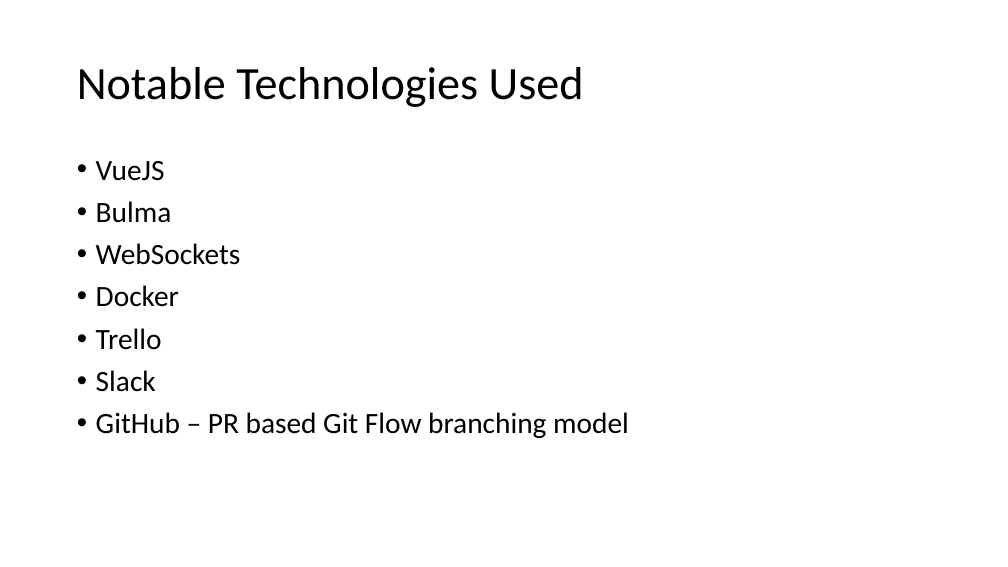
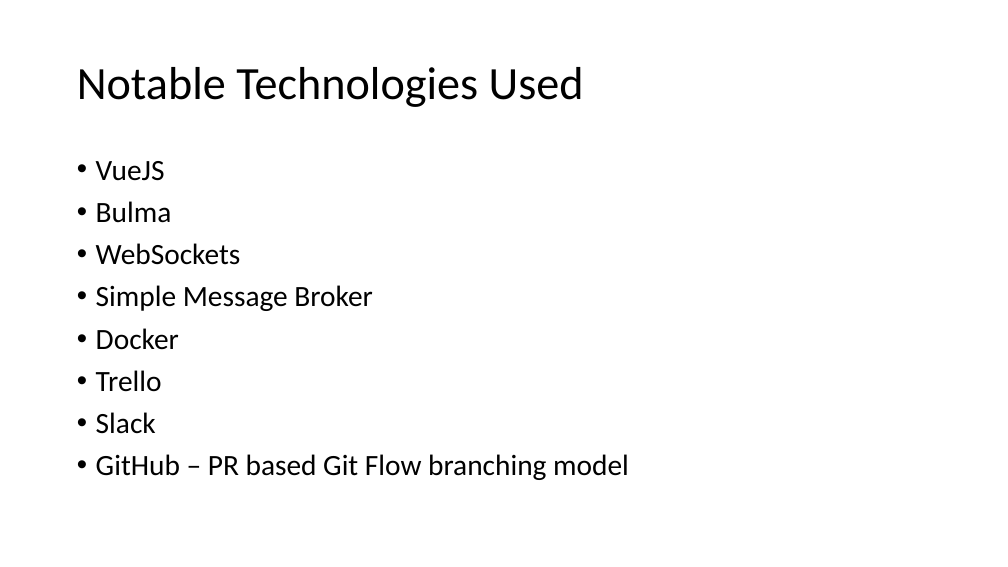
Before and after one commit to jonathangetachew/SoNet, a slide deck: slide 3 of docs/SoNet.pptx. Drawn at 1008x567 pixels with LibreOffice and Linux fonts; fonts in the diff are those of the drawing. Boxes give left, top, right and bottom in pixels: in the first picture for what was removed or moved away, otherwise in the second. Text is boxed around its words. In the diff, an @@ line names an element or a change of style, - is before the commit and + after.

Commit message:
Updated slides

```diff
--- a/docs/SoNet.pptx
+++ b/docs/SoNet.pptx
@@ text at (x1=96, y1=285, x2=372, y2=311): paragraph added @@
+• Simple Message Broker
```
